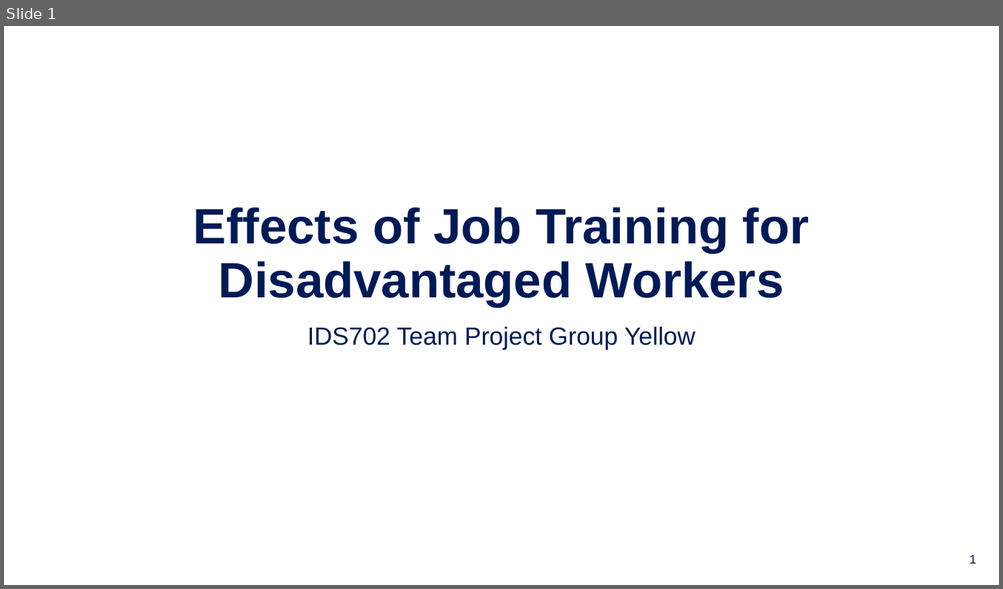
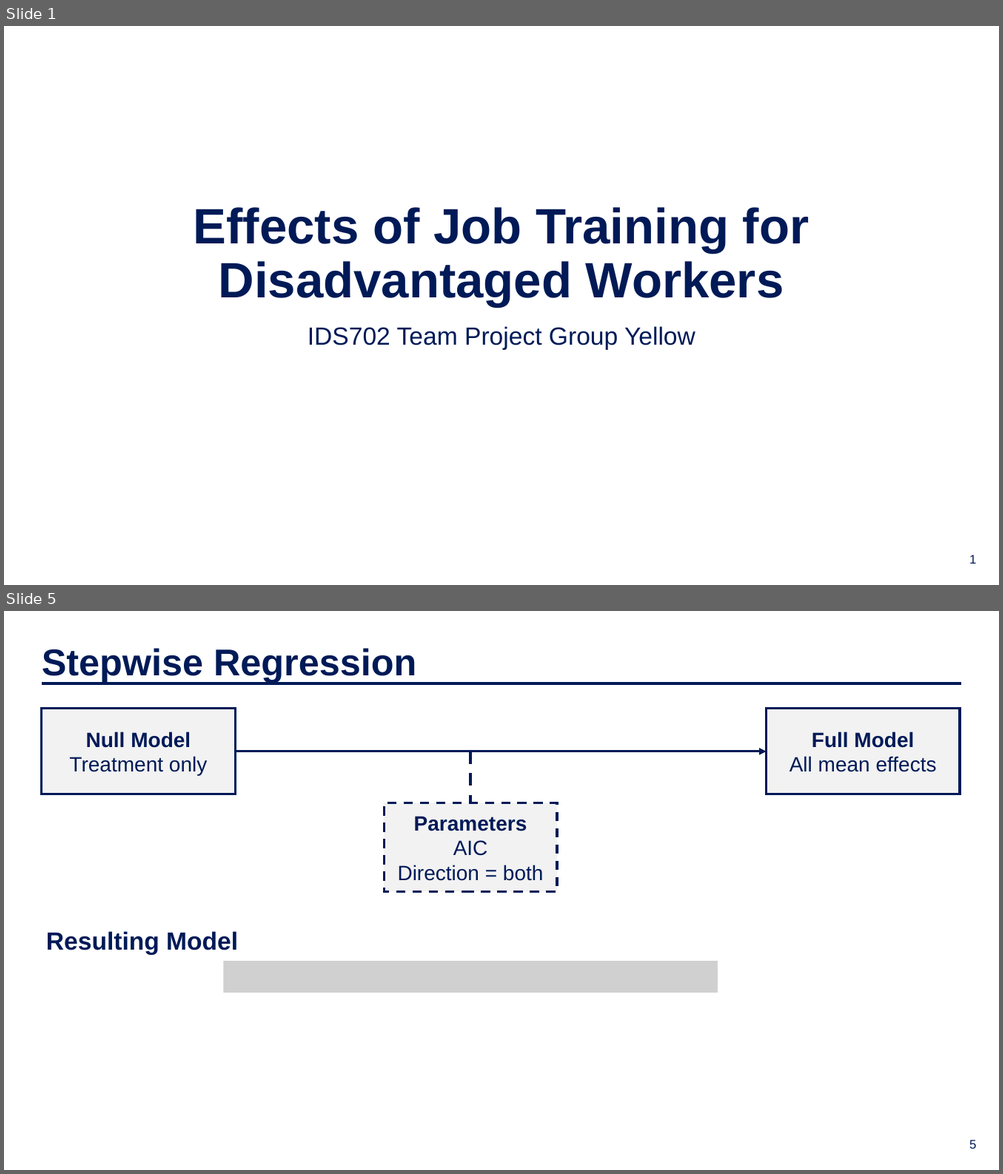
Before and after one commit to IDS-702-F21/team-project-1-effects-of-job-training-on-wages-yellowfellows, a slide deck: Presentation/slide_deck.pptx. Shown one above the other, each under a label of ours: slide 1 before the commit, slides 1 and 5 after it; the slides between them are not shown. The pictures are 1003x589 and 1003x1174 pixels, drawn with LibreOffice and Linux fonts; fonts in the diff are those of the drawing; grey boxes stand for pictures; background and template pictures are left out. Boxes give left, top, right and bottom in pixels: in the first picture for what was removed or moved away, otherwise in the second. Text is boxed around its words. In the diff, an @@ line names an element or a change of style, - is before the commit and + after.

```diff
--- a/Presentation/slide_deck.pptx
+++ b/Presentation/slide_deck.pptx
@@ slide 5 added at bbox=[4, 611, 999, 1170], background picture (left out) @@
@@ text added at bbox=[42, 648, 416, 682], 36 pt, text #001A57, bold @@
+Stepwise Regression
@@ line added from (41, 684) to (962, 684), #001A57 3 pt @@
@@ rectangle added at bbox=[41, 709, 235, 795], fill #F2F2F2, outline #001A57 2.25 pt, 20 pt, text #001A57 @@
+Null Model
+Treatment only
@@ rectangle added at bbox=[765, 709, 959, 795], fill #F2F2F2, outline #001A57 2.25 pt, 20 pt, text #001A57 @@
+Full Model
+All mean effects
@@ arrow added from (236, 752) to (765, 752), #001A57 2.25 pt @@
@@ line added from (470, 752) to (470, 803), #001A57 3 pt dashed @@
@@ rectangle added at bbox=[384, 803, 557, 892], fill #F2F2F2, outline #001A57 2.25 pt dashed, 20 pt, text #001A57 @@
+Parameters
+AIC
+Direction = both
@@ text added at bbox=[46, 931, 238, 955], 24 pt, text #001A57, bold @@
+Resulting Model
@@ picture added at bbox=[223, 961, 717, 993] @@
@@ page number added at bbox=[969, 1140, 976, 1149], 12 pt, text #001A57 @@
+5
```
Also in this commit, not shown: 2 slides changed, 1 other slide added, 3 other files.
